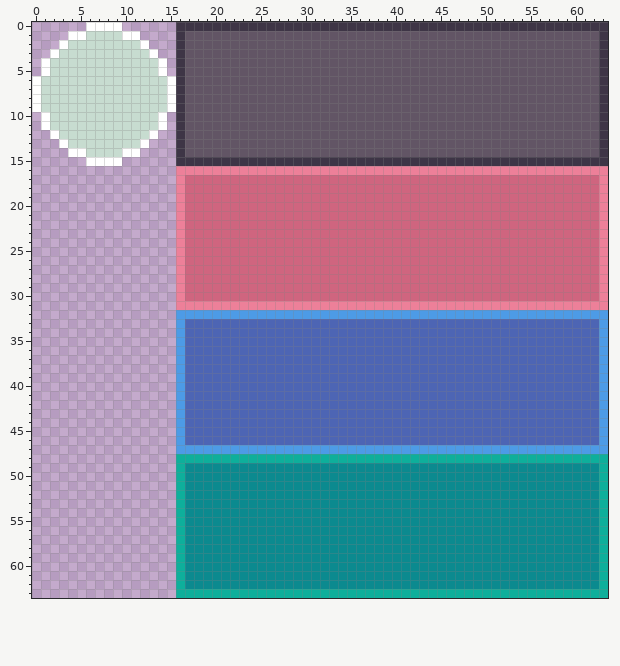
A pixel-art file gets an edit: examples/assets/breakout/breakout_sheet.aseprite. The picture above is the old version.
64x64 pixels, 1 frame.
The result:
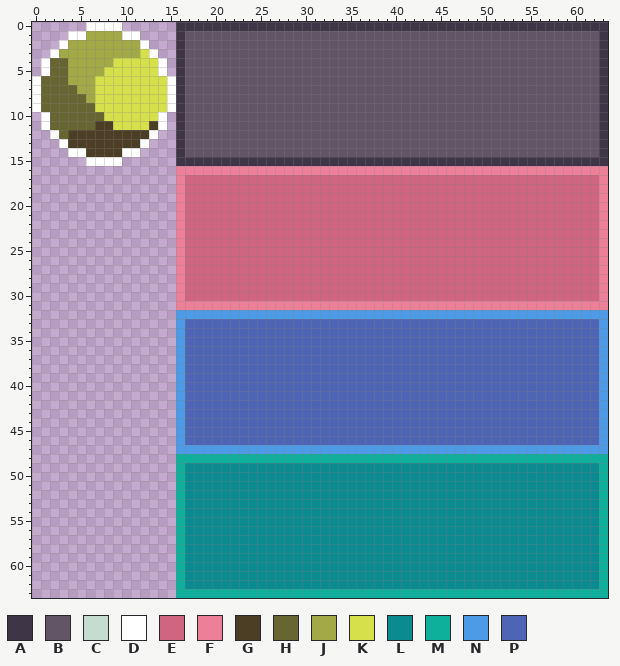
Palette (. is transparent): A #3e3546  B #625565  C #c7dcd0  D #ffffff  E #cf657f  F #ed8099  G #4c3e24  H #676633  J #a2a947  K #d5e04b  L #0b8a8f  M #0eaf9b  N #4d9be6  P #4d65b4
Difference:
@@ x 0..16 @@
  0 ......DDDD......A
- 1 ....DDCCCCDD....A
- 2 ...DCCCCCCCCD...A
- 3 ..DCCCCCCCCCCD..A
- 4 .DCCCCCCCCCCCCD.A
- 5 .DCCCCCCCCCCCCD.A
- 6 DCCCCCCCCCCCCCCDA
- 7 DCCCCCCCCCCCCCCDA
- 8 DCCCCCCCCCCCCCCDA
- 9 DCCCCCCCCCCCCCCDA
-10 .DCCCCCCCCCCCCD.A
-11 .DCCCCCCCCCCCCD.A
-12 ..DCCCCCCCCCCD..A
-13 ...DCCCCCCCCD...A
-14 ....DDCCCCDD....A
+ 1 ....DDJJJJDD....A
+ 2 ...DJJJJJJJJD...A
+ 3 ..DJJJJJJJJJKD..A
+ 4 .DHHJJJJJKKKKKD.A
+ 5 .DHHJJJJKKKKKKD.A
+ 6 DHHHJJJKKKKKKKKDA
+ 7 DHHHHJJKKKKKKKKDA
+ 8 DHHHHHJKKKKKKKKDA
+ 9 DHHHHHHKKKKKKKKDA
+10 .DHHHHHHKKKKKKD.A
+11 .DHHHHHGGKKKKGD.A
+12 ..DHGGGGGGGGGD..A
+13 ...DGGGGGGGGD...A
+14 ....DDGGGGDD....A
 15 ......DDDD......A
Changed places in both pictures, as pixel boxes (x1, y1, x2, y2):
changed: (41, 31, 167, 157)
